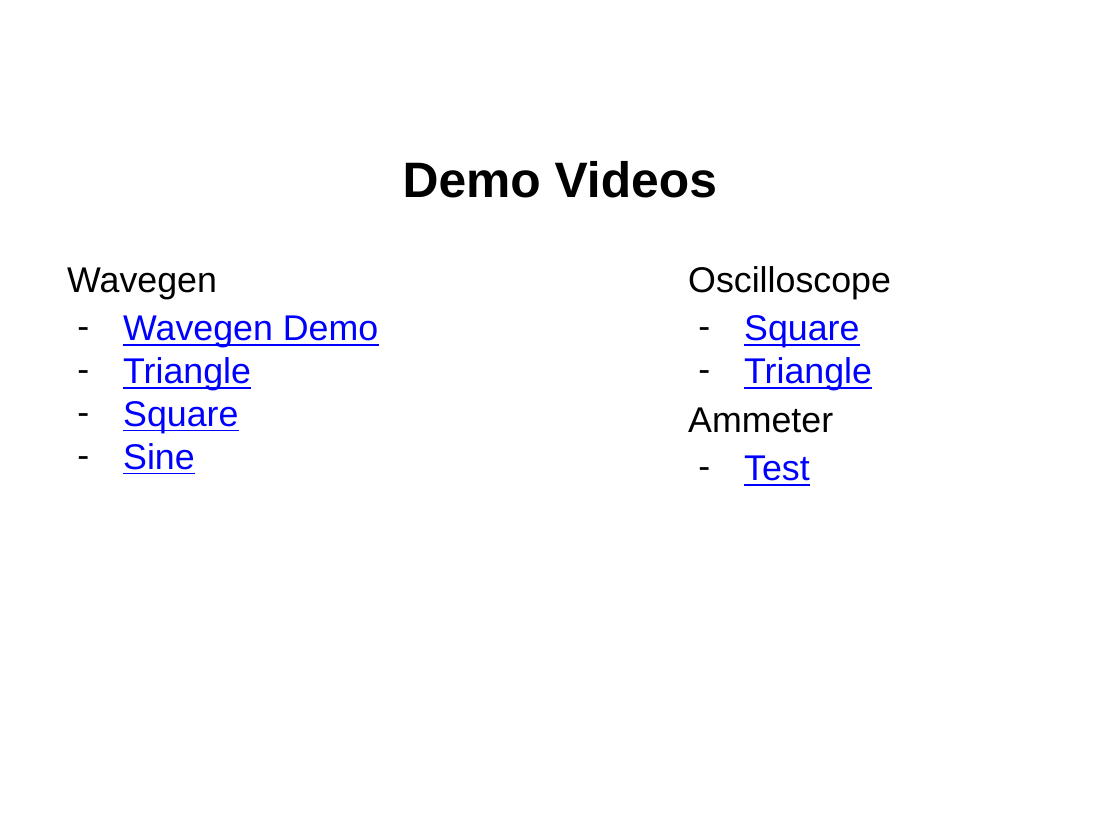
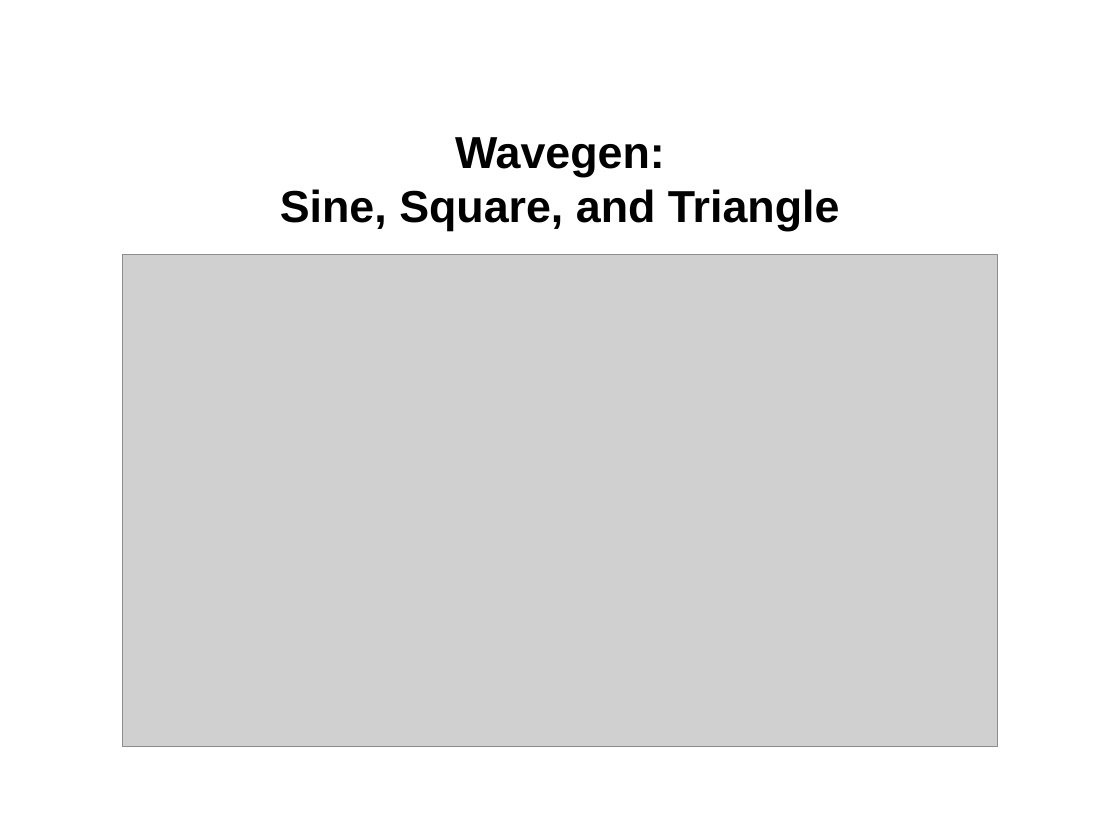
Before and after one commit to l-diazsantini/ECEN215LabKit, a slide deck: slide 18 of Documents/ECEN 404/Virtual Project Showcase.pptx. Drawn at 1120x840 pixels with LibreOffice and Linux fonts; fonts in the diff are those of the drawing; grey boxes stand for pictures; background and template pictures are left out. Boxes give left, top, right and bottom in pixels: in the first picture for what was removed or moved away, otherwise in the second. Text is boxed around its words. In the diff, an @@ line names an element or a change of style, - is before the commit and + after.

```diff
--- a/Documents/ECEN 404/Virtual Project Showcase.pptx
+++ b/Documents/ECEN 404/Virtual Project Showcase.pptx
@@ title at (x1=280, y1=137, x2=840, y2=231): text changed; size 32 to 28.8 pt @@
-Demo Videos
+Wavegen:
+Sine, Square, and Triangle
@@ text removed at (x1=67, y1=267, x2=378, y2=474) @@
-Wavegen
-– Wavegen Demo
-– Triangle
-– Square
-– Sine
@@ picture added at (x1=122, y1=254, x2=998, y2=747) @@
@@ text removed at (x1=688, y1=266, x2=891, y2=486) @@
-Oscilloscope
-– Square
-– Triangle
-Ammeter
-– Test
```
Also in this commit, not shown: 1 other slide changed, 11 slides added, 10 slides removed.
